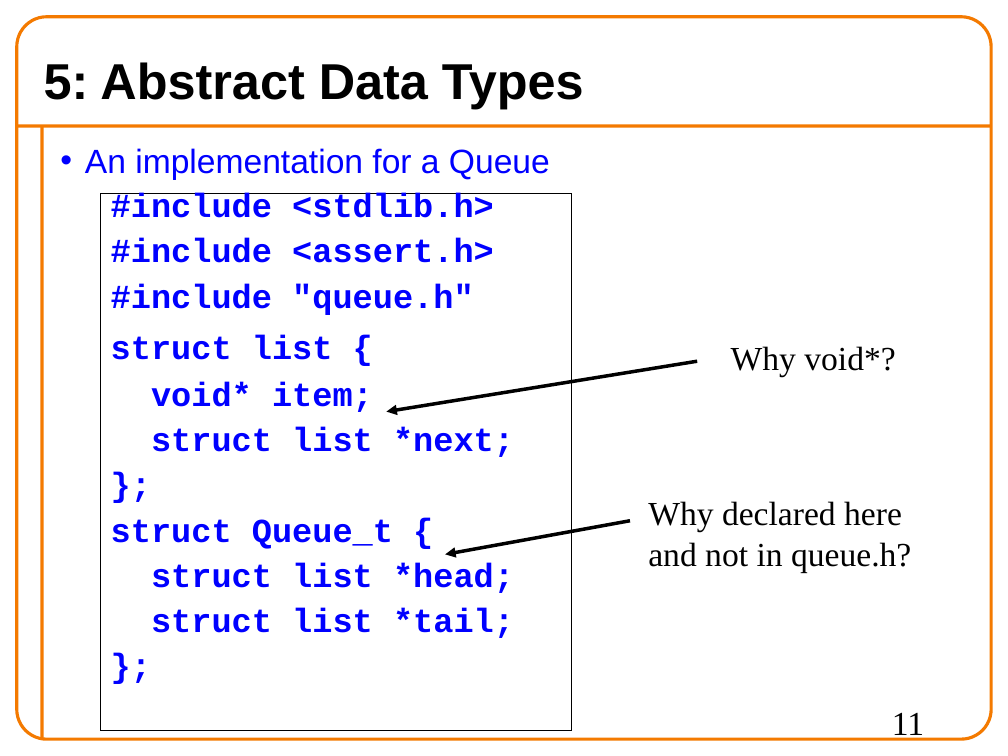
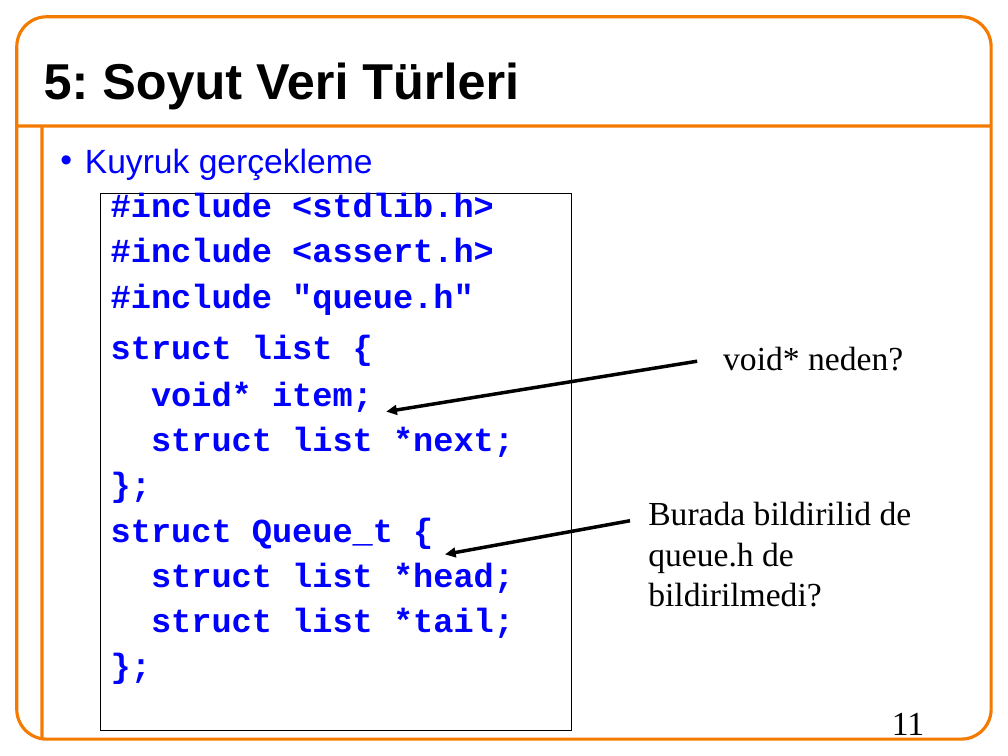
Before and after one commit to 19ceng/ceng201pro, a slide deck: slide 11 of 11mid.odp. Drawn at 1008x756 pixels with LibreOffice and Linux fonts; fonts in the diff are those of the drawing; background and template pictures are left out. Boxes give left, top, right and bottom in pixels: in the first picture for what was removed or moved away, otherwise in the second. Text is boxed around its words. In the diff, an @@ line names an element or a change of style, - is before the commit and + after.

```diff
--- a/11mid.odp
+++ b/11mid.odp
@@ title at (x1=44, y1=62, x2=519, y2=109): text changed @@
-5: Abstract Data Types
+5: Soyut Veri Türleri
@@ text at (x1=85, y1=148, x2=373, y2=180): text changed @@
-• An implementation for a Queue
+• Kuyruk gerçekleme
@@ text at (x1=723, y1=346, x2=903, y2=371): text changed @@
-Why void*?
+void* neden?
@@ text at (x1=648, y1=501, x2=912, y2=607): text changed @@
-Why declared here and not in queue.h?
+Burada bildirilid de queue.h de bildirilmedi?
```
Also in this commit, not shown: 10 other slides changed, 5 slides added, 6 slides removed, 5 other files.
